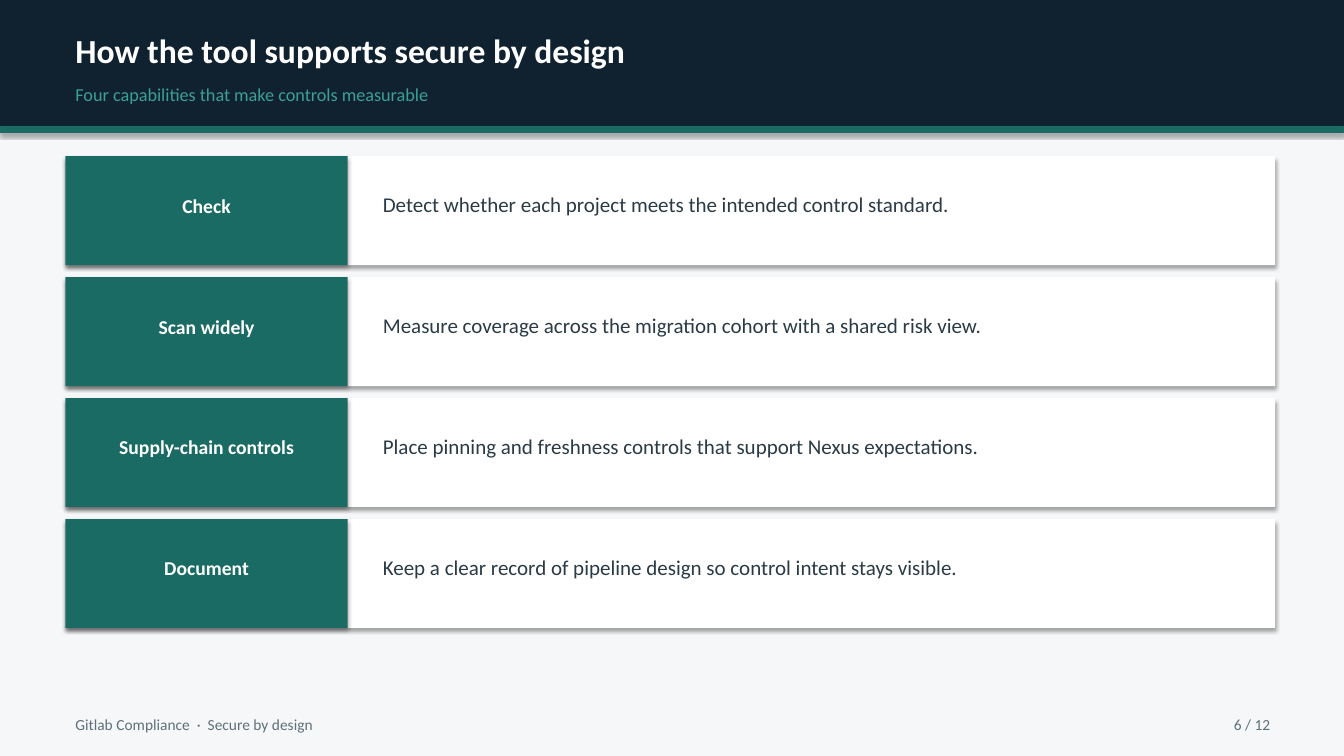
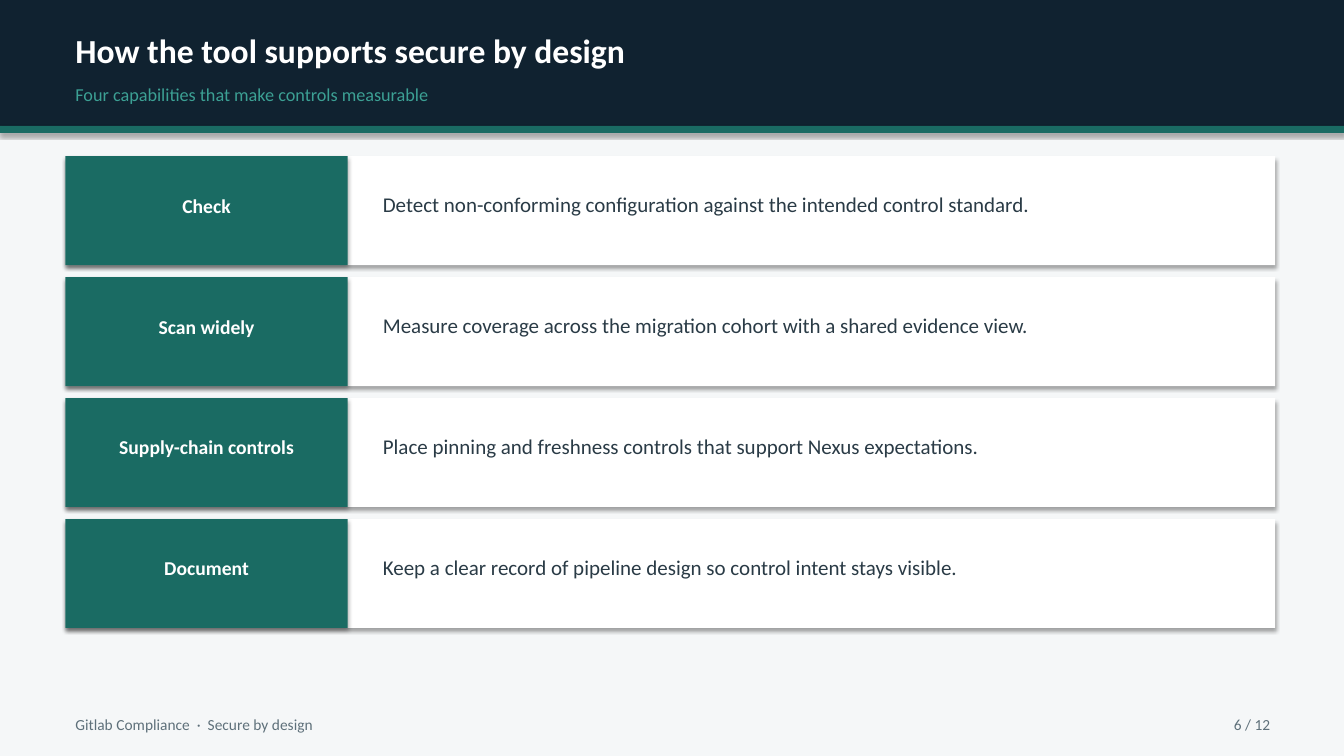
Before and after one commit to MaturityBuilder/gitlab-compliance, a slide deck: slide 6 of docs/presentations/gitlab-compliance-stakeholder-briefing.pptx. Drawn at 1344x756 pixels with LibreOffice and Linux fonts; fonts in the diff are those of the drawing. Boxes give left, top, right and bottom in pixels: in the first picture for what was removed or moved away, otherwise in the second. Text is boxed around its words. In the diff, an @@ line names an element or a change of style, - is before the commit and + after.

```diff
--- a/docs/presentations/gitlab-compliance-stakeholder-briefing.pptx
+++ b/docs/presentations/gitlab-compliance-stakeholder-briefing.pptx
@@ text at (383,197,1028,216): text changed @@
-Detect whether each project meets the intended control standard.
+Detect non-conforming configuration against the intended control standard.
@@ text at (383,318,1028,337): text changed @@
-Measure coverage across the migration cohort with a shared risk view.
+Measure coverage across the migration cohort with a shared evidence view.
```
Also in this commit, not shown: 10 other slides changed, 2 other files.
